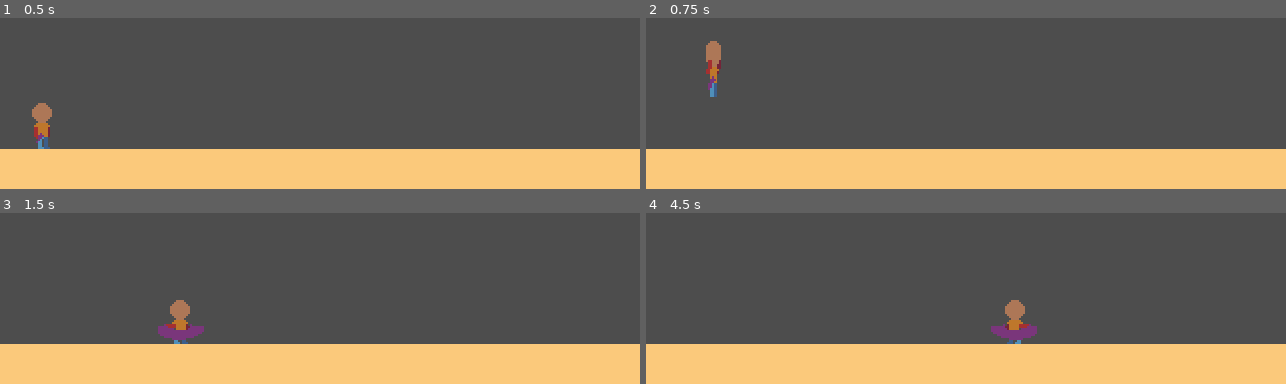
Above: before the commit, frames 1-4 (two rows, left to right).
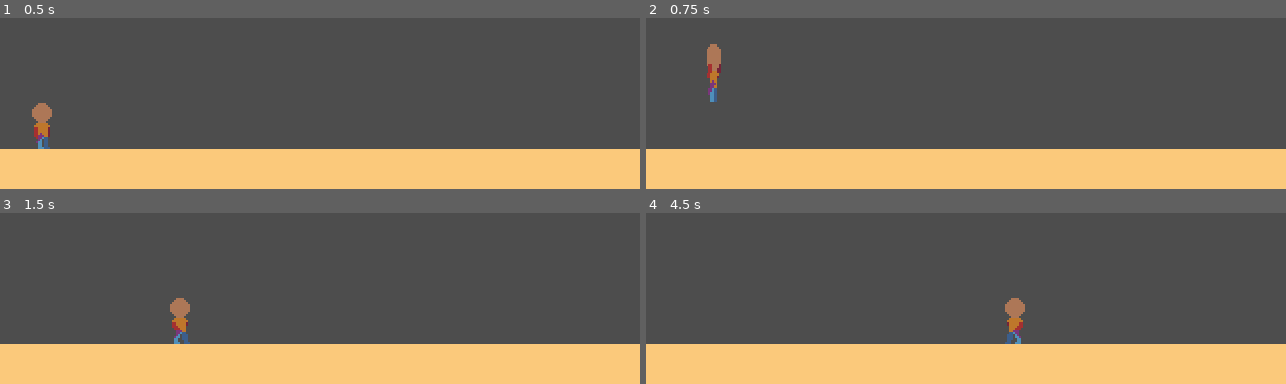
Above: after the commit, the same moments.

Repository: gumpdev/workshop-godot
Game: Godot game, scene res://actors/cenario.tscn
The game is run twice, just before and just after one commit, with the same random seed, the same clock (stepped at 60 frames per second) and the same inputs.
Inputs (mouse positions are in pixels of both pictures, inside the frame that each line leads up to):
- Up to frame 1 (0.5 s): no input
- Up to frame 2 (0.75 s): move the mouse to (outside the picture) at 0.52 s; hold D (right) from 0.53 s (still down); tap W (up) at 0.6 s
- Up to frame 3 (1.5 s): keep holding D (right); tap W (up) at 0.77, 1.07 s; move the mouse to (192, 221) at 1.27 s; click (192, 221) at 1.35 s
- Up to frame 4 (4.5 s): tap W (up) at 1.52, 1.55, 1.82, 2.1, 3.02, 3.05, 3.32, 3.6, 3.77, 4.07 s; move the mouse to (outside the picture) at 2.02 s; release D (right) at 2.03 s; hold A (left) 2.03-2.78 s; move the mouse to (934, 276) at 2.77 s; hold D (right) 2.78-4.28 s; click (934, 276) at 2.85 s; move the mouse to (1158, 257) at 3.52 s; move the mouse to (outside the picture) at 4.27 s; hold A (left) from 4.28 s (still down); click (outside the picture) at 4.35 s

Frame 1 is identical in both runs. In frame 2, 0.3% of the frame differs, in the area x 9-12%, y 13-50%; in frame 3, 0.6%, in the area x 24-32%, y 49-77%; in frame 4, 0.6%.

Commit message:
fix controller

Diff:
--- a/scripts/controller.gd
+++ b/scripts/controller.gd
@@ -1,13 +1,14 @@
 extends Node
 
 signal on_attack()
+signal on_jump()
 
 func get_horizontal_input():
 	return Input.get_axis("left", "right")
 
-func is_jumping_input():
-	return Input.is_action_just_pressed("up")
-
 func _physics_process(_delta: float) -> void:
 	if Input.is_action_just_pressed("attack"):
 		on_attack.emit()
+
+	if Input.is_action_just_pressed("up"):
+		on_jump.emit()
--- a/scripts/player.gd
+++ b/scripts/player.gd
@@ -13,6 +13,7 @@
 	state_manager.state_changed.connect(sprite.play_animation)
 	state_manager.state_changed.connect(sprite.squash_and_stretch)
 	controller.on_attack.connect(attack)
+	controller.on_jump.connect(jump)
 
 func get_state():
 	if velocity.y >= 0 and not is_on_floor():
@@ -31,13 +32,13 @@
 	velocity.x = move_toward(velocity.x, movement_input * speed, acceleration * delta)
 
 func jump():
-	if controller.is_jumping_input() and is_on_floor():
+	if is_on_floor():
 		velocity.y = - jump_height
 
 func gravity(delta: float):
 	if not is_on_floor():
 		velocity.y += GRAVITY * delta
-	else:
+	elif velocity.y > 0:
 		velocity.y = 0
 
 func attack():
@@ -47,6 +48,5 @@
 	state_manager.state = get_state()
 	movement(delta)
 	gravity(delta)
-	jump()
 	sprite.flip_sprite(controller.get_horizontal_input())
 	move_and_slide()
